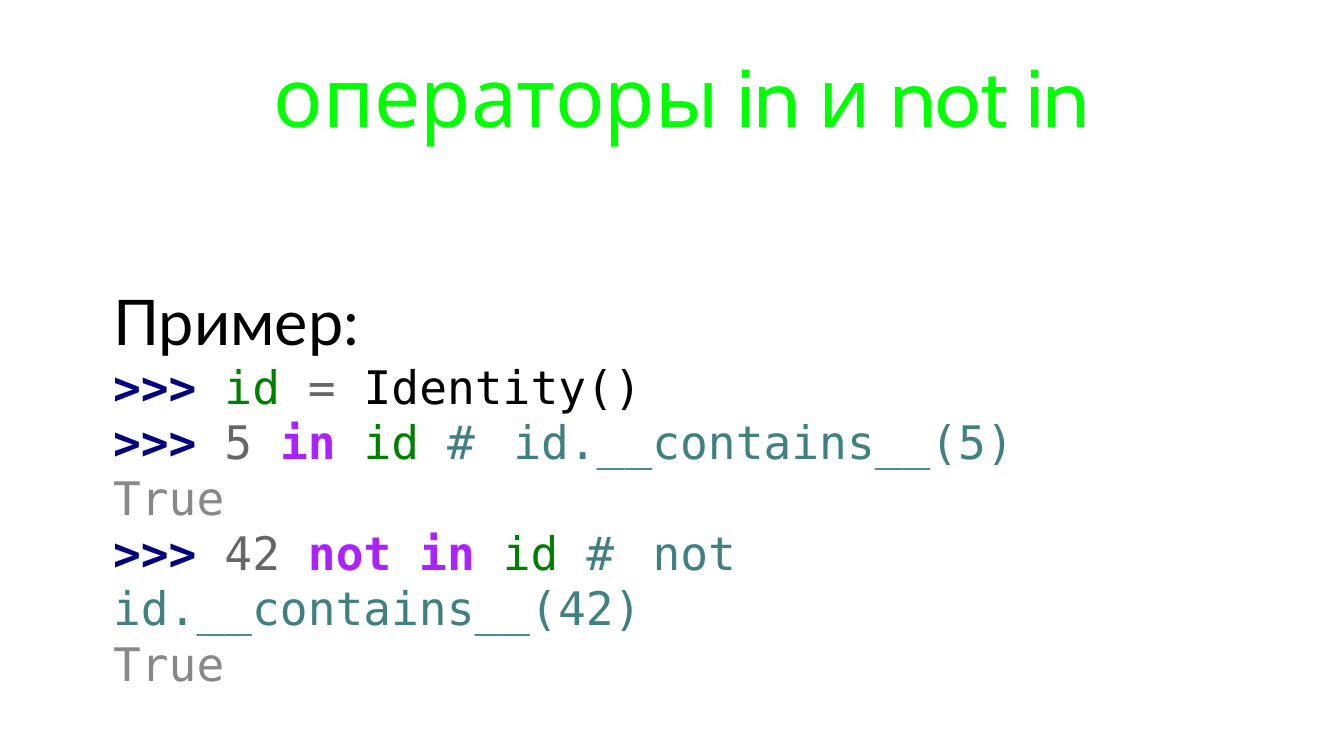
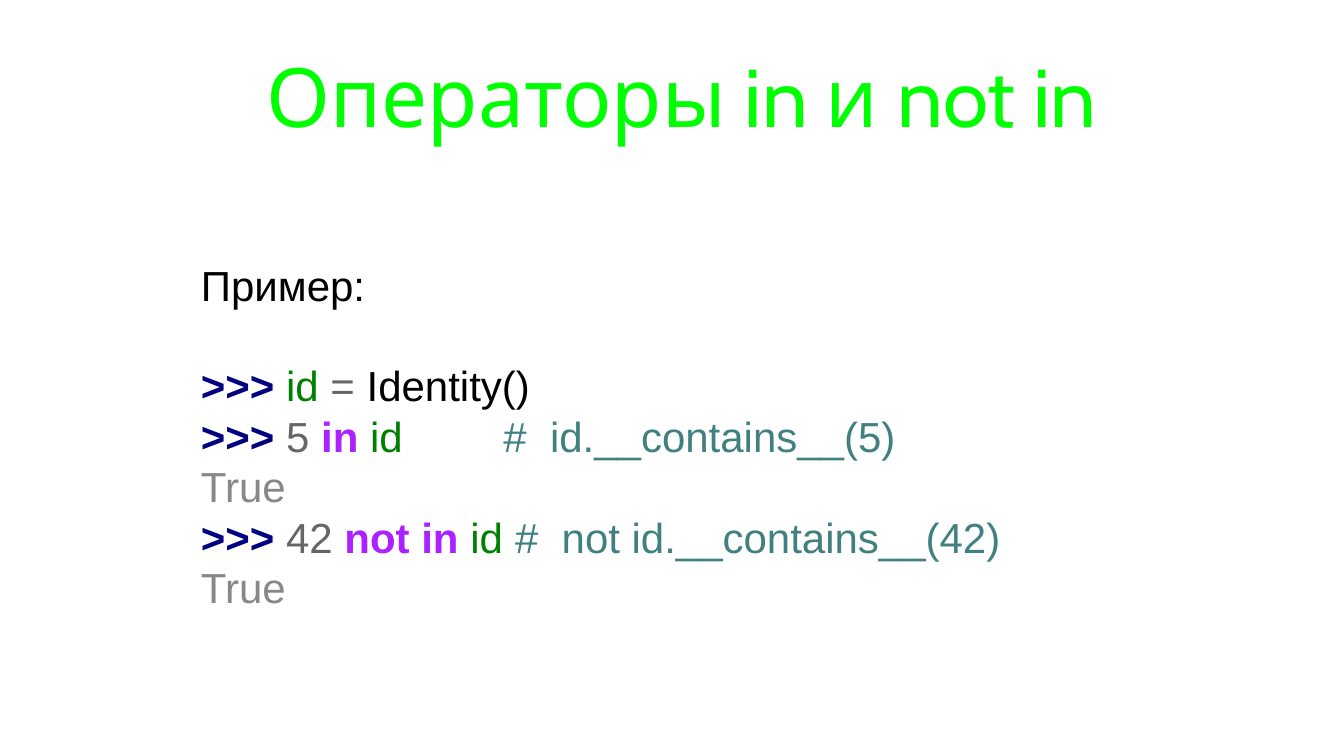
Before and after one commit to maxchv/LearnPython, a slide deck: slide 9 of week09/iteratorsgenerators.pptx (slide 8 before the commit). Drawn at 1344x756 pixels with LibreOffice and Linux fonts; fonts in the diff are those of the drawing. Boxes give left, top, right and bottom in pixels: in the first picture for what was removed or moved away, otherwise in the second. Text is boxed around its words. In the diff, an @@ line names an element or a change of style, - is before the commit and + after.

```diff
--- a/week09/iteratorsgenerators.pptx
+++ b/week09/iteratorsgenerators.pptx
@@ title at <box>267,67,1097,147</box>: text changed @@
-операторы in и not in
+Операторы in и not in
@@ text "Пример:": place and size @@
-text "Пример:" at <box>113,300,1014,636</box>
+text "Пример:" at <box>201,272,1001,604</box>
@@ text "Пример:" at <box>201,272,1001,604</box>: size 60 to 40 pt, font Lato to Arial in "Пример:"; size 44 to 40 pt, font DejaVu Sans Mono to Arial @@
```
Also in this commit, not shown: 13 other slides changed, 4 slides added, 1 slide removed, 2 other files.
